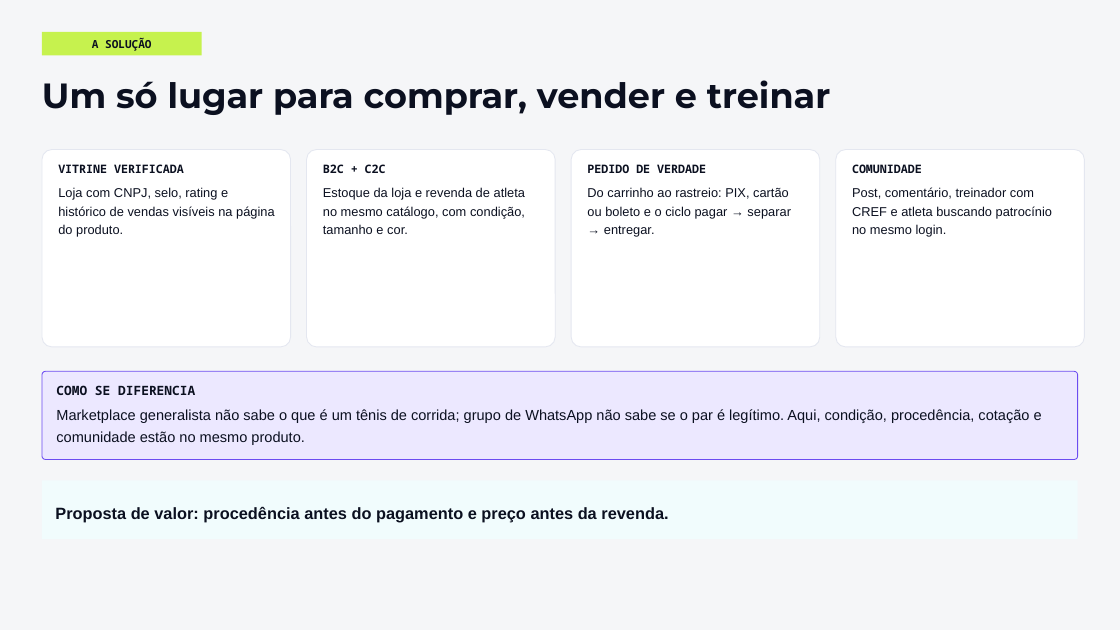
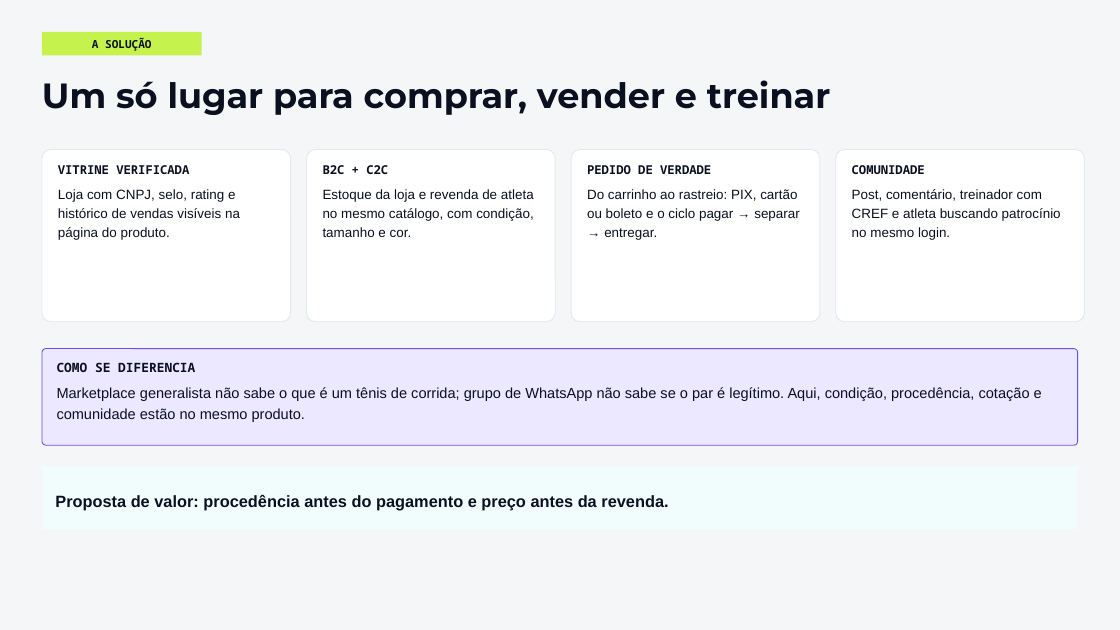
Before and after one commit to FeufeuP/-CoreMotion, a slide deck: slide 3 of docs/etapa-5/pessoa-4/apresentacao/CoreMotion-Pitch-animado.pptx. Drawn at 1120x630 pixels with LibreOffice and Linux fonts; fonts in the diff are those of the drawing. Boxes give left, top, right and bottom in pixels: in the first picture for what was removed or moved away, otherwise in the second. Text is boxed around its words. In the diff, an @@ line names an element or a change of style, - is before the commit and + after.

```diff
--- a/docs/etapa-5/pessoa-4/apresentacao/CoreMotion-Pitch-animado.pptx
+++ b/docs/etapa-5/pessoa-4/apresentacao/CoreMotion-Pitch-animado.pptx
@@ rounded rectangle "VITRINE VERIFICADA": place and size @@
-rounded rectangle "VITRINE VERIFICADA" at [42, 150, 291, 347]
+rounded rectangle "VITRINE VERIFICADA" at [42, 150, 291, 322]
@@ rounded rectangle "VITRINE VERIFICADA" at [42, 150, 291, 322]: size 10 to 10.5 pt in "VITRINE VERIFICADA"; size 11 to 11.5 pt in "Loja com CNPJ, selo, rating e histórico ..." @@
@@ rounded rectangle "B2C + C2C": place and size @@
-rounded rectangle "B2C + C2C" at [307, 150, 555, 347]
+rounded rectangle "B2C + C2C" at [307, 150, 555, 322]
@@ rounded rectangle "B2C + C2C" at [307, 150, 555, 322]: size 10 to 10.5 pt in "B2C + C2C"; size 11 to 11.5 pt @@
@@ rounded rectangle "PEDIDO DE VERDADE": place and size @@
-rounded rectangle "PEDIDO DE VERDADE" at [571, 150, 820, 347]
+rounded rectangle "PEDIDO DE VERDADE" at [571, 150, 820, 322]
@@ rounded rectangle "PEDIDO DE VERDADE" at [571, 150, 820, 322]: size 10 to 10.5 pt in "PEDIDO DE VERDADE"; size 11 to 11.5 pt in "Do carrinho ao rastreio: PIX, cartão ou ..." @@
@@ rounded rectangle "COMUNIDADE": place and size @@
-rounded rectangle "COMUNIDADE" at [836, 150, 1085, 347]
+rounded rectangle "COMUNIDADE" at [836, 150, 1085, 322]
@@ rounded rectangle "COMUNIDADE" at [836, 150, 1085, 322]: size 10 to 10.5 pt in "COMUNIDADE"; size 11 to 11.5 pt in "Post, comentário, treinador com CREF e atleta ..." @@
@@ rounded rectangle "COMO SE DIFERENCIA": place and size @@
-rounded rectangle "COMO SE DIFERENCIA" at [42, 371, 1078, 460]
+rounded rectangle "COMO SE DIFERENCIA" at [42, 349, 1078, 445]
@@ text "Proposta de valor: procedência antes ...": place and size @@
-text "Proposta de valor: procedência antes ..." at [55, 506, 668, 522]
+text "Proposta de valor: procedência antes ..." at [55, 494, 668, 510]
```
Also in this commit, not shown: 10 other slides changed, 5 other files.
